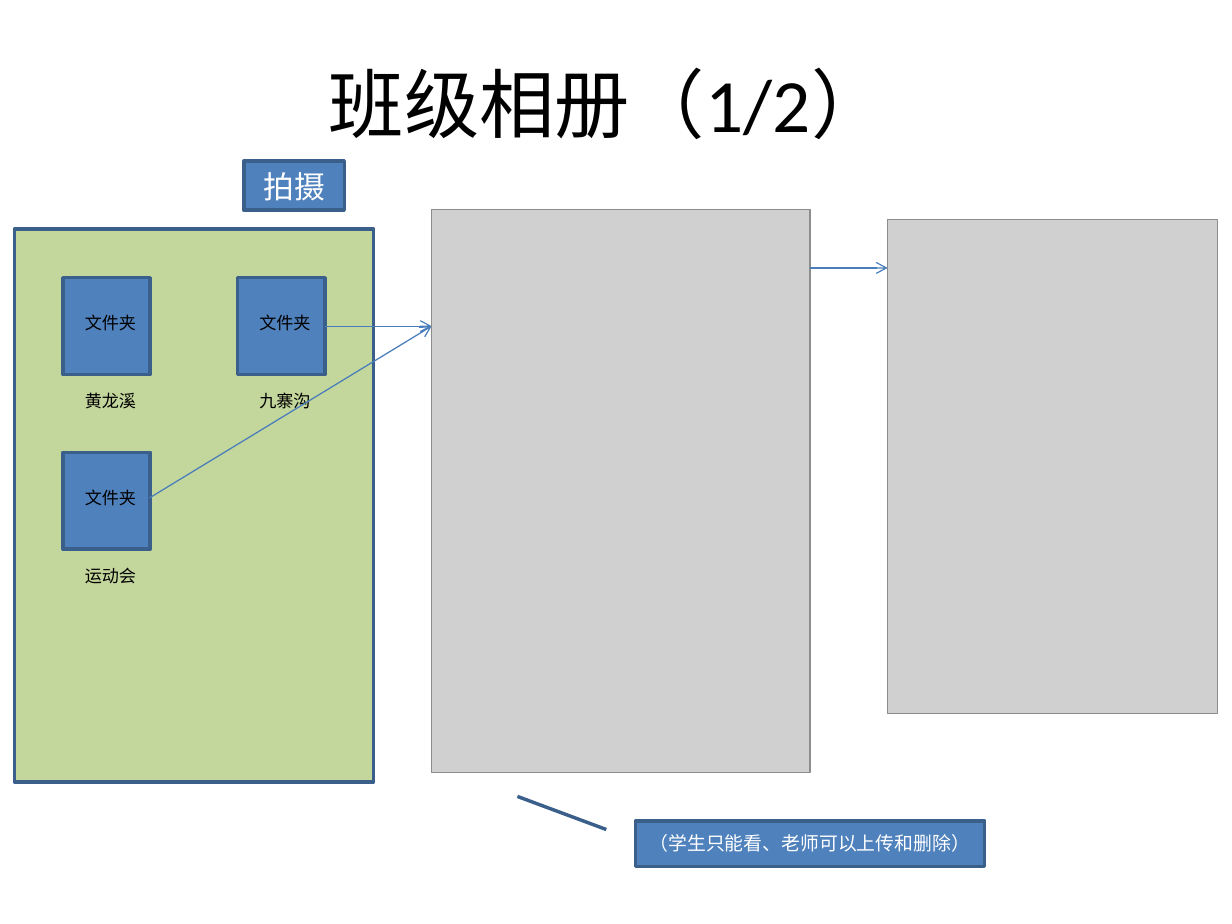
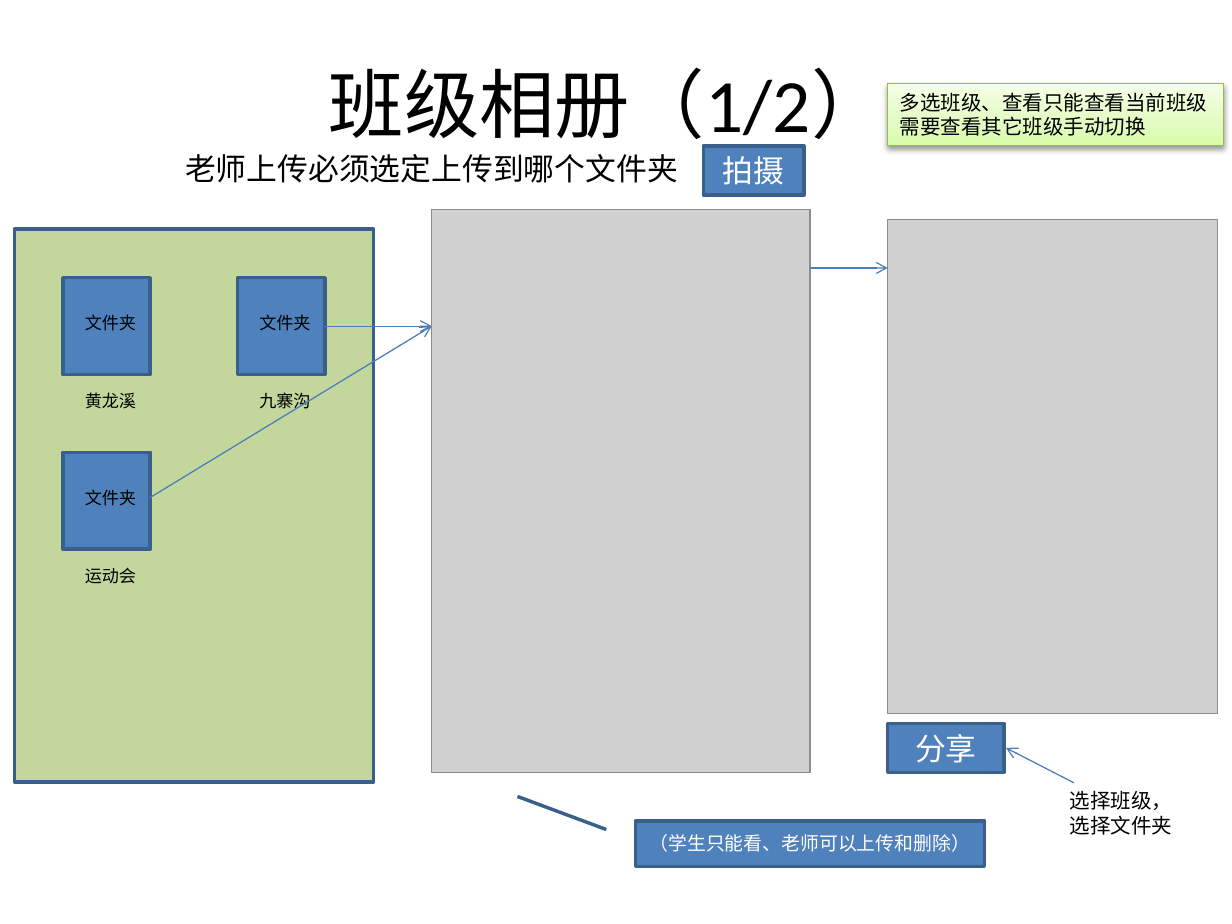
Before and after one commit to cbf107/DataCampus, a slide deck: slide 4 of 数据校园App/数据校园App.pptx. Drawn at 1232x924 pixels with LibreOffice and Linux fonts; fonts in the diff are those of the drawing; grey boxes stand for pictures. Boxes give left, top, right and bottom in pixels: in the first picture for what was removed or moved away, otherwise in the second. Text is boxed around its words. In the diff, an @@ line names an element or a change of style, - is before the commit and + after.

```diff
--- a/数据校园App/数据校园App.pptx
+++ b/数据校园App/数据校园App.pptx
@@ rectangle added at box(887, 84, 1223, 145), fill gradient #DAFDA7 to #E4FCC2 to #F5FFE7, outline #98B955 0.75 pt, 12 pt, text #000000 @@
+多选班级、查看只能查看当前班级
+需要查看其它班级手动切换
@@ rectangle "拍摄": place and size @@
-rectangle "拍摄" at box(244, 161, 345, 211)
+rectangle "拍摄" at box(703, 145, 804, 195)
@@ text added at box(185, 154, 678, 183), 18 pt, text #000000 @@
+老师上传必须选定上传到哪个文件夹
@@ rectangle added at box(887, 723, 1003, 772), fill #4F81BD, outline #3A5F8C 2 pt, 18 pt, text #FFFFFF @@
+分享
@@ arrow added from (1074, 782) to (1007, 748), #4B7EBC 0.75 pt @@
@@ text added at box(1070, 790, 1173, 835), 12 pt, text #000000 @@
+选择班级，选择文件夹
```
Also in this commit, not shown: 2 other slides changed, 1 slide added.
